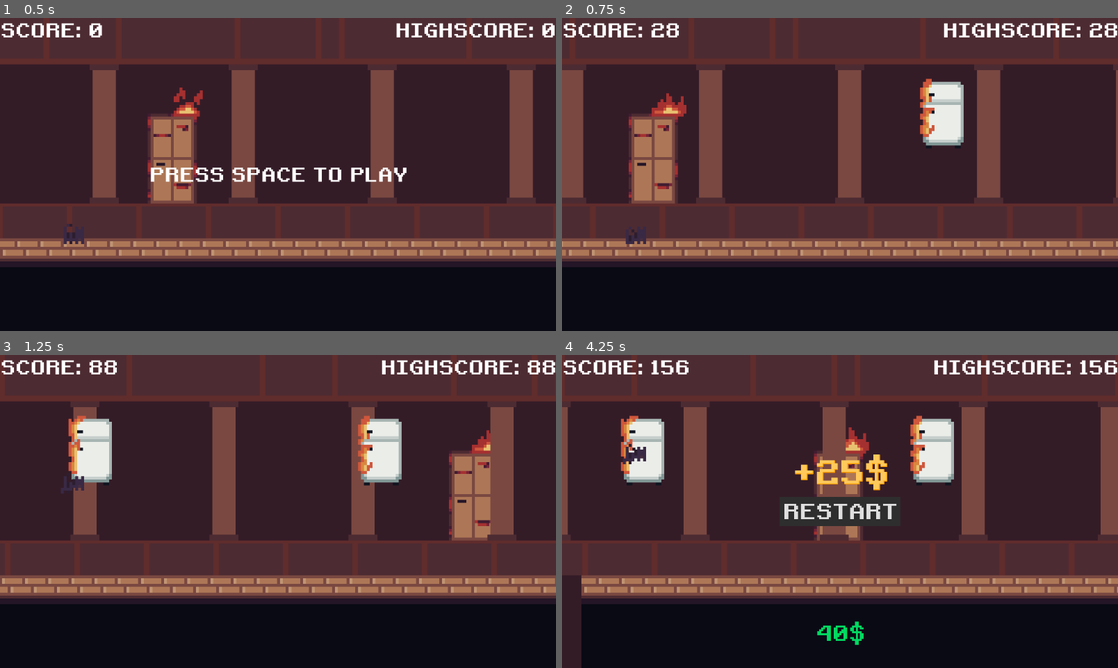
Above: before the commit, frames 1-4 (two rows, left to right).
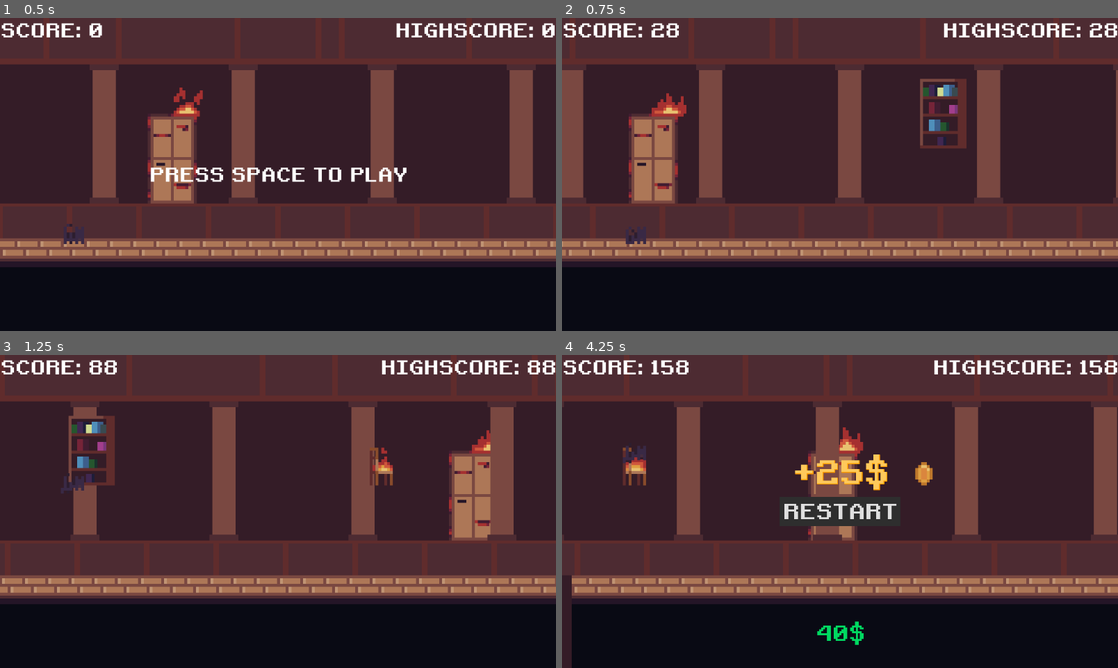
Above: after the commit, the same moments.

Repository: kurushimee/run-for-it
Game: Godot game, scene res://scenes/main.tscn
The game is run twice, just before and just after one commit, with the same random seed, the same clock (stepped at 60 frames per second) and the same inputs.
Inputs:
- Up to frame 1 (0.5 s): no input
- Up to frame 2 (0.75 s): tap Space (jump) at 0.5 s
- Up to frame 3 (1.25 s): tap Space (jump) at 0.77 s
- Up to frame 4 (4.25 s): tap Space (jump) at 1.52, 2.75, 3.77 s; click "RESTART" at 2 s

Frame 1 is identical in both runs. In frame 2, 1.8% of the frame differs, in the area x 64-73%, y 19-42%; in frame 3, 3.4%; in frame 4, 9.6%, in the area x 0-100%, y 2-100%.

Commit message:
Add bookshelf

Diff:
--- a/scenes/main.tscn
+++ b/scenes/main.tscn
@@ -7,13 +7,14 @@
 [ext_resource type="PackedScene" uid="uid://dfcsh5b7ftcru" path="res://scenes/player.tscn" id="2_rrhh7"]
 [ext_resource type="PackedScene" uid="uid://cmoxx3oim36xs" path="res://scenes/objects/coin.tscn" id="3_56a6i"]
 [ext_resource type="PackedScene" uid="uid://so22h6q30vhj" path="res://scenes/objects/chair.tscn" id="4_yw5a7"]
+[ext_resource type="PackedScene" uid="uid://bqugp4dysqfuk" path="res://scenes/objects/bookshelf.tscn" id="5_2leii"]
 [ext_resource type="PackedScene" uid="uid://b2ygwns5dr211" path="res://scenes/ui/hud.tscn" id="5_mo7pu"]
 [ext_resource type="PackedScene" uid="uid://bxnp1o7kn7eyn" path="res://scenes/ui/game_over.tscn" id="7_1koxl"]
 [ext_resource type="PackedScene" uid="uid://c0waeo1kbmicg" path="res://scenes/ui/running_music.tscn" id="8_i004v"]
 
 [node name="Main" type="Node"]
 script = ExtResource("1_dejiq")
-available_obstacles = Array[PackedScene]([ExtResource("2_3ln0l"), ExtResource("3_56a6i"), ExtResource("4_yw5a7")])
+available_obstacles = Array[PackedScene]([ExtResource("2_3ln0l"), ExtResource("3_56a6i"), ExtResource("4_yw5a7"), ExtResource("5_2leii")])
 
 [node name="Background" parent="." instance=ExtResource("1_6icab")]
 
--- /dev/null
+++ b/scenes/objects/bookshelf.tscn
@@ -0,0 +1,17 @@
+[gd_scene load_steps=4 format=3 uid="uid://bqugp4dysqfuk"]
+
+[ext_resource type="Script" path="res://scripts/items/obstacle.gd" id="1_737ji"]
+[ext_resource type="Texture2D" uid="uid://niposccj7bte" path="res://assets/sprites/obstacles/bookshelf.png" id="2_2snwm"]
+
+[sub_resource type="RectangleShape2D" id="RectangleShape2D_lmqbr"]
+size = Vector2(96, 144)
+
+[node name="Bookshelf" type="Area2D"]
+script = ExtResource("1_737ji")
+
+[node name="Sprite2D" type="Sprite2D" parent="."]
+scale = Vector2(6, 6)
+texture = ExtResource("2_2snwm")
+
+[node name="CollisionShape2D" type="CollisionShape2D" parent="."]
+shape = SubResource("RectangleShape2D_lmqbr")
Binary file added: assets/sprites/obstacles/bookshelf.png
Not shown, added: assets/sprites/obstacles/bookshelf.png.import
Not shown: 1 places in scenes/main.tscn that only renumber resources
